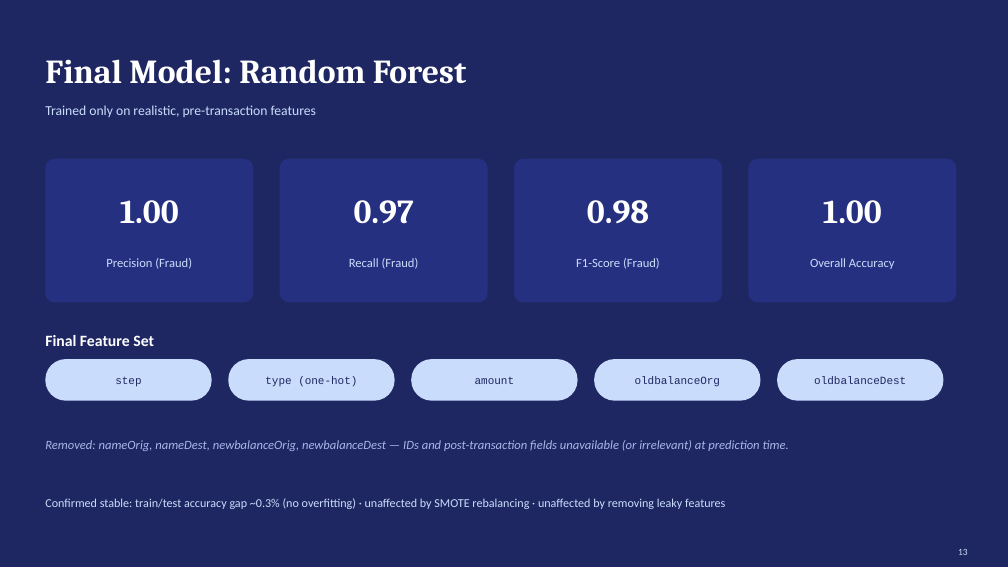
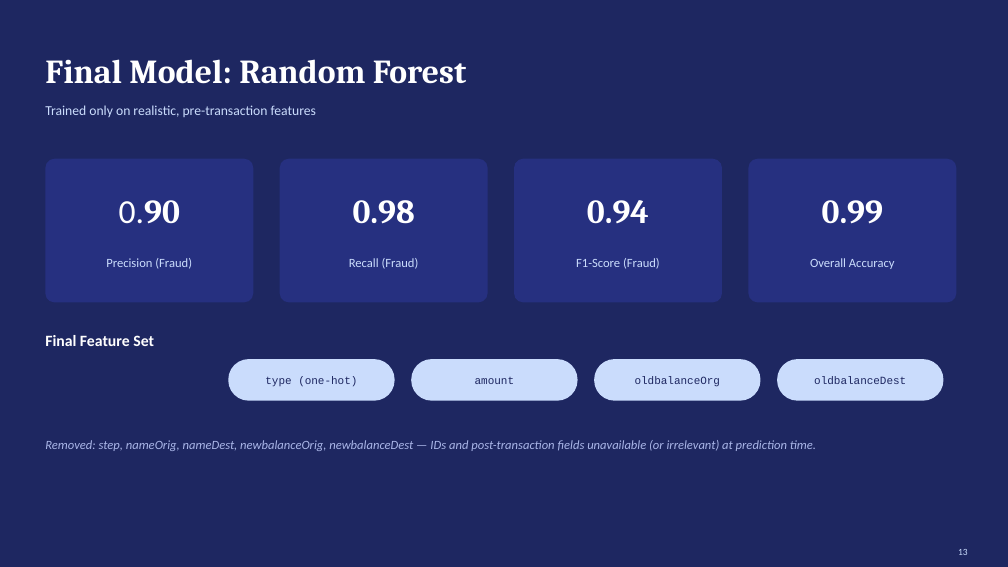
Before and after one commit to sabrinidhris/FRAUD-DETECTION, a slide deck: slide 14 of Fraud_Detection_Project.pptx. Drawn at 1008x567 pixels with LibreOffice and Linux fonts; fonts in the diff are those of the drawing. Boxes give left, top, right and bottom in pixels: in the first picture for what was removed or moved away, otherwise in the second. Text is boxed around its words. In the diff, an @@ line names an element or a change of style, - is before the commit and + after.

```diff
--- a/Fraud_Detection_Project.pptx
+++ b/Fraud_Detection_Project.pptx
@@ text at (x1=119, y1=200, x2=180, y2=224): text changed; font Cambria to Calibri; bold off @@
-1.00
+0.90
@@ text at (x1=353, y1=200, x2=415, y2=224): text changed @@
-0.97
+0.98
@@ text at (x1=587, y1=200, x2=649, y2=224): text changed @@
-0.98
+0.94
@@ text at (x1=822, y1=200, x2=884, y2=224): text changed @@
-1.00
+0.99
@@ rounded rectangle removed at (x1=45, y1=359, x2=212, y2=401) @@
@@ text removed at (x1=115, y1=377, x2=141, y2=387) @@
-step
@@ text at (x1=45, y1=440, x2=816, y2=451): text changed @@
-Removed: nameOrig, nameDest, newbalanceOrig, newbalanceDest — IDs and post-transaction fields unavailable (or irrelevant) at prediction time.
+Removed: step, nameOrig, nameDest, newbalanceOrig, newbalanceDest — IDs and post-transaction fields unavailable (or irrelevant) at prediction time.
@@ text removed at (x1=45, y1=498, x2=725, y2=509) @@
-Confirmed stable: train/test accuracy gap ~0.3% (no overfitting) · unaffected by SMOTE rebalancing · unaffected by removing leaky features
```
Also in this commit, not shown: 9 other slides changed.
